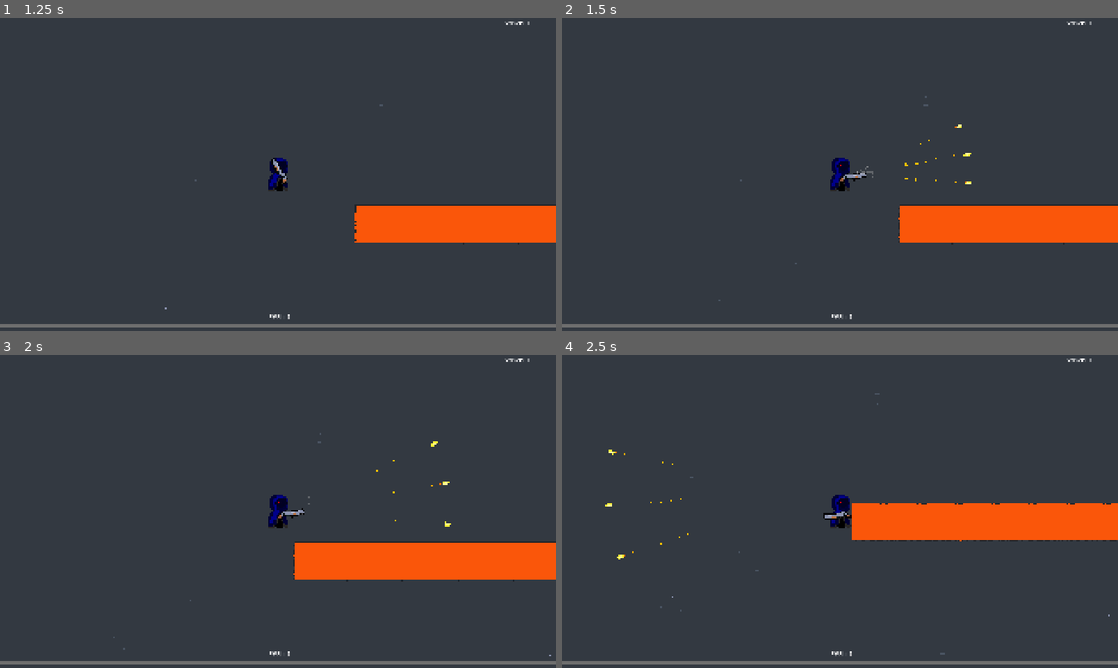
Above: before the commit, frames 1-4 (two rows, left to right).
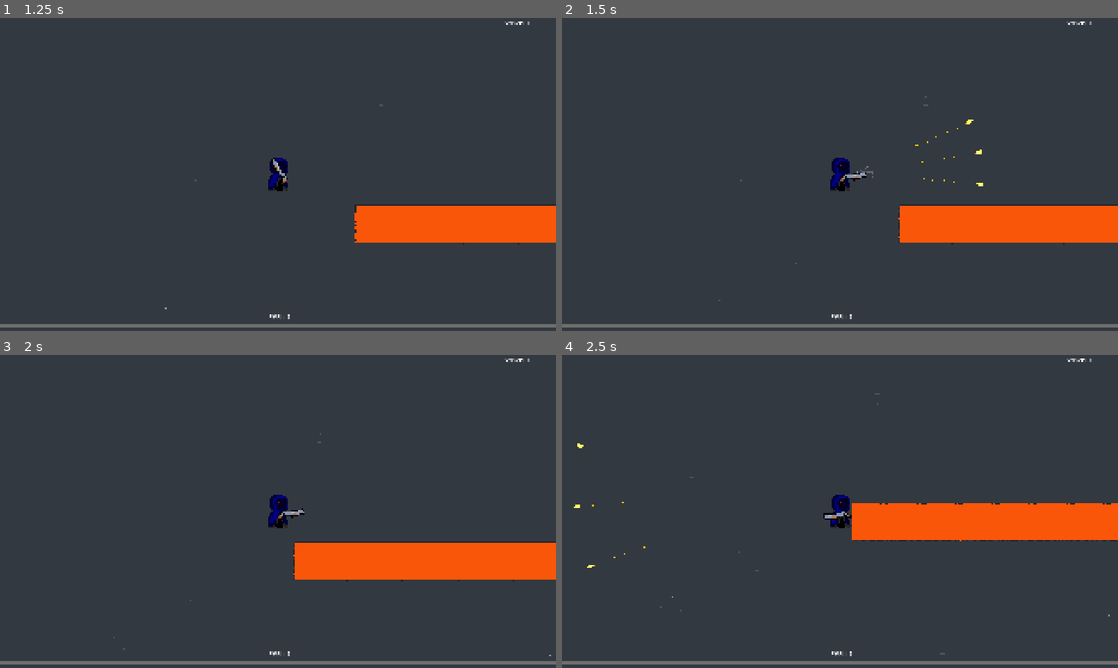
Above: after the commit, the same moments.

Repository: JordanBonfim/Mana-and-Bullets
Game: Godot game, scene res://title_screen/title_screen.tscn
Same seed, same stepped clock (60 frames per second), same inputs: the game is played once before the commit and once after it. Sound files missing from this copy of the repository are replaced by a short silence.
Inputs (mouse positions are in pixels of both pictures, inside the frame that each line leads up to):
- Up to frame 1 (1.25 s): click "Play" at 0.5 s
- Up to frame 2 (1.5 s): tap Enter (ui_accept) at 1.25 s; move the mouse to (962, 158) at 1.27 s; press the mouse at (962, 158) at 1.28 s; hold Right (ui_right) from 1.28 s (still down)
- Up to frame 3 (2 s): keep holding Right (ui_right); tap Enter (ui_accept) at 1.52 s
- Up to frame 4 (2.5 s): move the mouse to (728, 527) at 2.02 s; release Right (ui_right) at 2.03 s; release the mouse at (728, 527) at 2.03 s; hold Down (ui_down) from 2.03 s (still down); click (728, 527) at 2.1 s; tap Enter (ui_accept) at 2.27 s

Frame 1 is identical in both runs. In frame 2, 0.1% of the frame differs, in the area x 61-76%, y 32-54%; in frame 3, less than 0.1%; in frame 4, 0.1%.

Commit message:
change shotgun firing sound

Diff:
--- a/weapons/shotgun/shotgun.gd
+++ b/weapons/shotgun/shotgun.gd
@@ -2,7 +2,6 @@
 
 
 @export var ready_to_fire = true
-@export var fire_delay_seconds:float = 0.4 # original is 0.4
 @export var smokeScene : PackedScene
 
 
@@ -13,13 +12,13 @@
 const BULLET = preload("uid://c1jarv1c2wevn")
 @onready var firing_soundplayer: AudioStreamPlayer = $firing_soundplayer
 
-@export var bullet_SPEED : int = 2000 # original 1500
+@export var bullet_SPEED : int = 2200 # original 1500
 @export var bullet_ttl : float = 0.4 #time to live
 @export var bullet_damage : float = 20
 @export var bullet_piercing_ammount : int = 1
-
 @export var bullet_spread : float = 0.5
 @export var projectiles_count : int = 3
+@export var fire_delay_seconds:float = 0.8 # original is 0.4
 
 func _unhandled_input(event):
 	if event is InputEventMouseButton and event.button_index == MOUSE_BUTTON_LEFT and event.pressed:
@@ -58,10 +57,10 @@
 				bullet_instance.global_position = muzzle.global_position
 				bullet_instance.rotation = rotation
 
-				# with 2 bullets spread will be 0.5 rads
+				# with 2 bullets spread will begin with 0.5 rads
 				if(projectiles_count > 1):
 					var angle_begin = rotation - bullet_spread/2
-					var angle_per_bullet = bullet_spread / (projectiles_count -1)
+					var angle_per_bullet = bullet_spread / (projectiles_count - 1)
 					bullet_instance.rotation = angle_begin + (angle_per_bullet * i)
 
 
--- a/weapons/shotgun/shotgun.tscn
+++ b/weapons/shotgun/shotgun.tscn
@@ -3,7 +3,7 @@
 [ext_resource type="Texture2D" uid="uid://c0k7lsahhprnw" path="res://weapons/shotgun/shotgun.png" id="1_0kfn4"]
 [ext_resource type="PackedScene" uid="uid://bydsdrw2x4pf1" path="res://weapons/shotgun/projectile/Bullet_smoke.tscn" id="2_apfrx"]
 [ext_resource type="Script" uid="uid://deu8unoncdi3y" path="res://weapons/shotgun/shotgun.gd" id="2_rxqsx"]
-[ext_resource type="AudioStream" uid="uid://c8p6hcegx1r3b" path="res://Audio/laser_2.wav" id="4_ggjqm"]
+[ext_resource type="AudioStream" uid="uid://c1tjcj6i7g5m7" path="res://Audio/shotgun_fire.wav" id="4_ggjqm"]
 
 [node name="Shotgun" type="Node2D" unique_id=1305605320]
 visibility_layer = 8
@@ -21,6 +21,5 @@
 
 [node name="firing_soundplayer" type="AudioStreamPlayer" parent="." unique_id=2120571438]
 stream = ExtResource("4_ggjqm")
-volume_db = -16.421
 
 [connection signal="timeout" from="fire_cooldown" to="." method="_on_fire_cooldown_timeout"]
Not shown, changed: Audio/shotgun_fire.wav.import
Not shown, removed: Audio/shoot_1_test.wav
Not shown, added: Audio/shotgun_fire.wav
